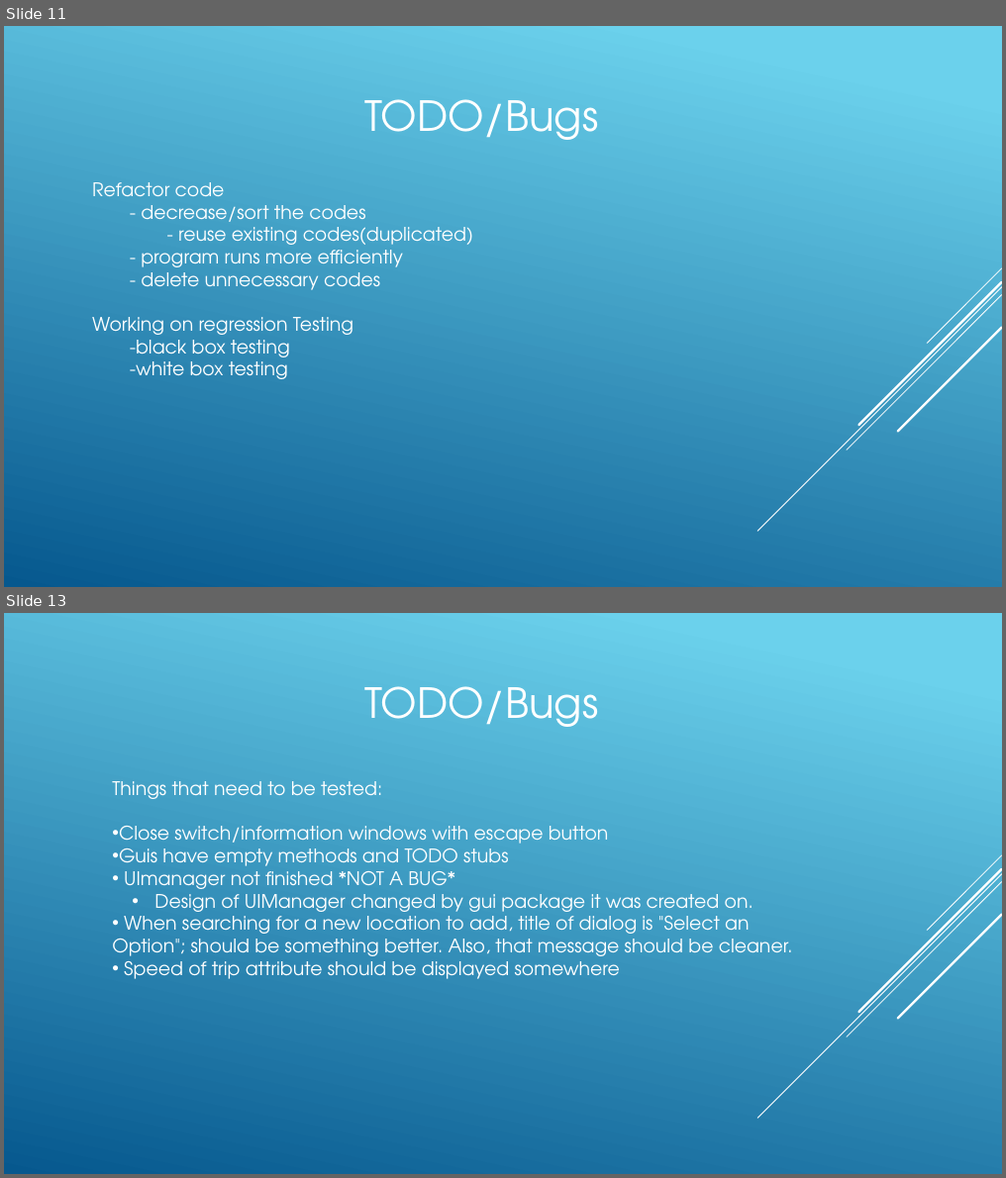
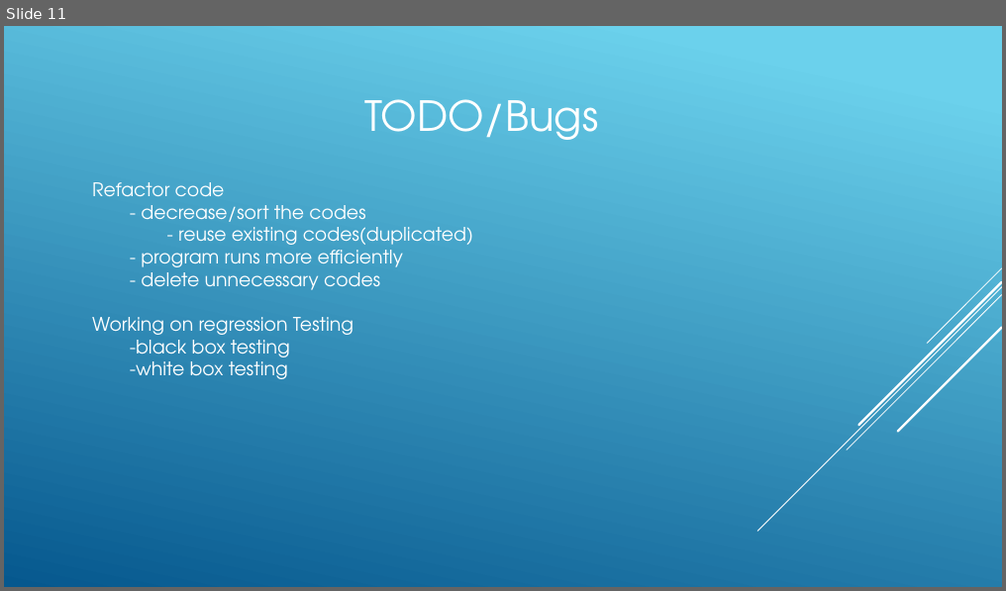
Before and after one commit to spawndys/Cava, a slide deck: Presentation.pptx. Shown one above the other, each under a label of ours: slides 11 and 13 before the commit, slide 11 after it; the slides between them are not shown. The pictures are 1006x1178 and 1006x591 pixels, drawn with LibreOffice and Linux fonts; fonts in the diff are those of the drawing. Boxes give left, top, right and bottom in pixels: in the first picture for what was removed or moved away, otherwise in the second. Text is boxed around its words. In the diff, an @@ line names an element or a change of style, - is before the commit and + after.

```diff
--- a/Presentation.pptx
+++ b/Presentation.pptx
@@ slide 13 removed at box(4, 613, 1002, 1174), background gradient #6ED2EB to #06588E; not listed: 5 template elements that a slide beside it also shows @@
@@ text removed at box(364, 686, 598, 727) @@
-TODO/Bugs
@@ text removed at box(112, 781, 793, 979) @@
-Things that need to be tested:
-• Close switch/information windows with escape button
-• Guis have empty methods and TODO stubs
-• UImanager not finished *NOT A BUG*
-  • Design of UIManager changed by gui package it was created on.
-• When searching for a new location to add, title of dialog is "Select an Option"; should be something better. Also, that message should be cleaner.
-• Speed of trip attribute should be displayed somewhere
```
Also in this commit, not shown: 1 slide changed.
